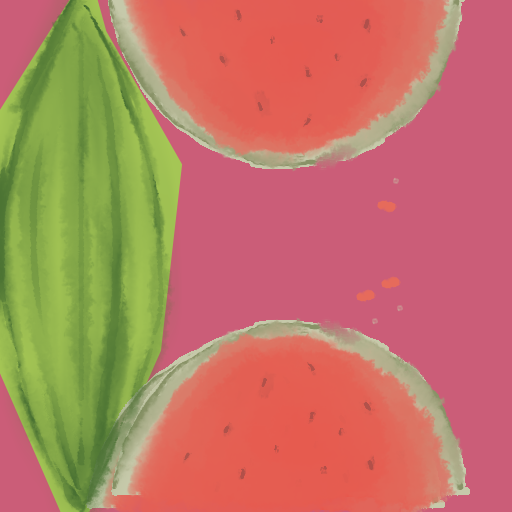
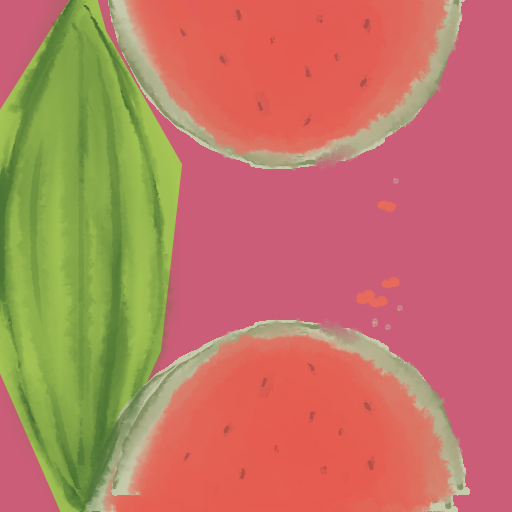
Revision of a layered 512×512 image; what changed, layer by layer:
added group "Agrupar 1 copiar 3" with 2 layers above "Agrupar 1 copiar 4" over (x1=86, y1=295, x2=445, y2=512)
added layer "Camada 5" (4th of 5, in "Agrupar 1 copiar 3") in group "Agrupar 1 copiar 3" over (x1=86, y1=295, x2=445, y2=512)
added group "Agrupar 1 copiar 4" with 2 layers above "Preenchimento de Cor 2" over (x1=99, y1=295, x2=458, y2=512)
added layer "Camada 6" (5th of 5, in "Agrupar 1 copiar 4") (30%) in group "Agrupar 1 copiar 4" over (x1=327, y1=498, x2=370, y2=500)
added layer "Camada 5" (5th of 5, in "Agrupar 1 copiar 4") in group "Agrupar 1 copiar 4" over (x1=99, y1=295, x2=458, y2=512)
